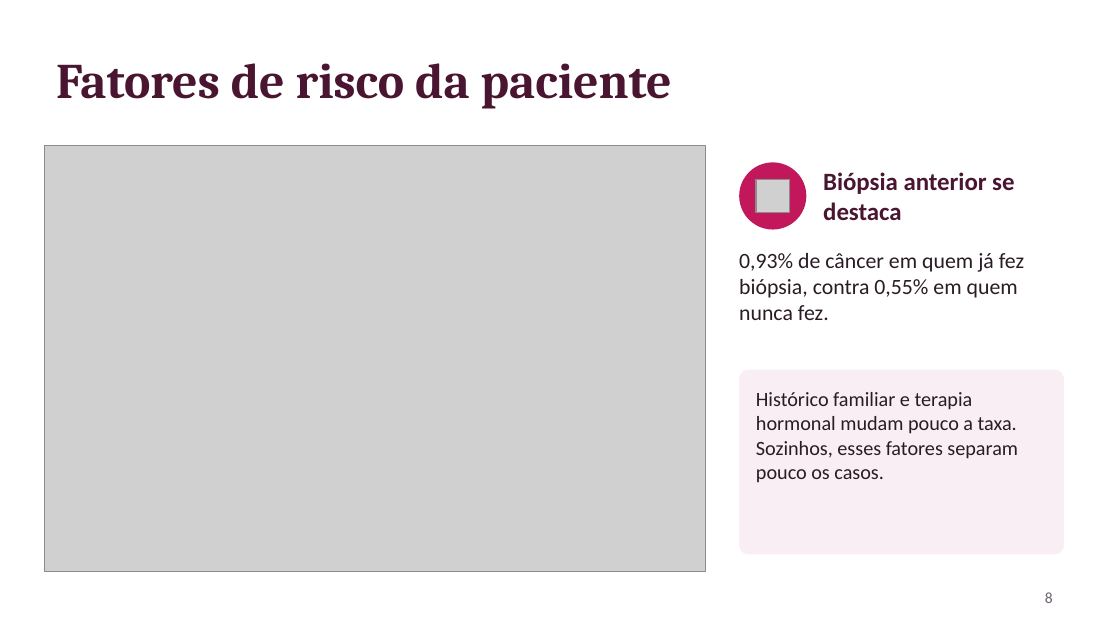
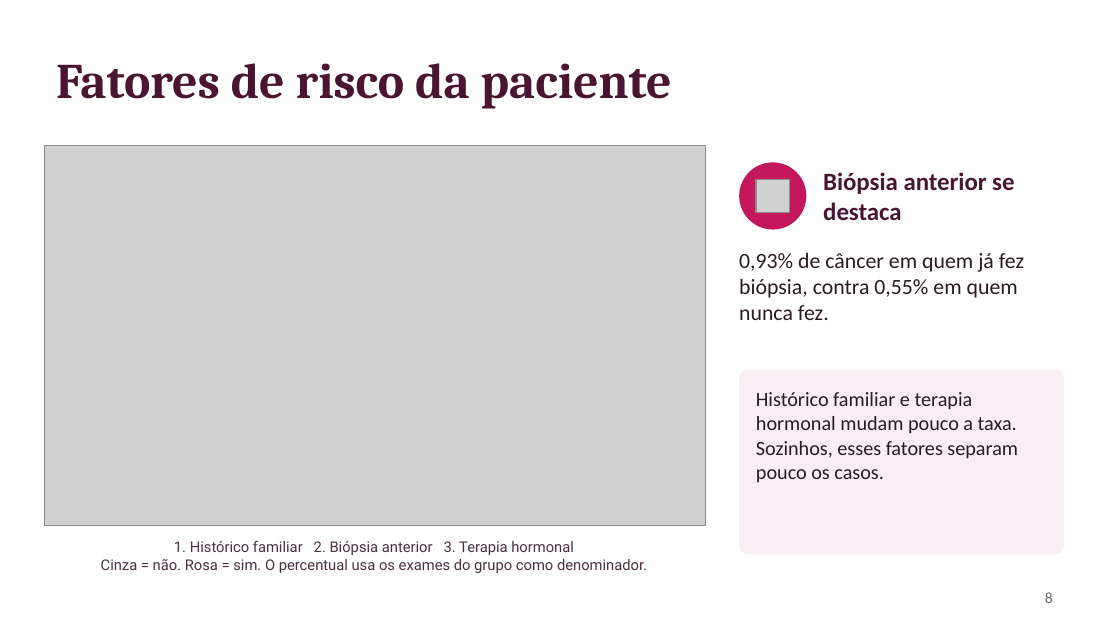
Before and after one commit to arthurMalveste/Breast-Cancer-Analysis-and-Classification, a slide deck: slide 8 of apresentacao/Apresentacao_Cancer_de_Mama.pptx. Drawn at 1120x630 pixels with LibreOffice and Linux fonts; fonts in the diff are those of the drawing; grey boxes stand for pictures. Boxes give left, top, right and bottom in pixels: in the first picture for what was removed or moved away, otherwise in the second. Text is boxed around its words. In the diff, an @@ line names an element or a change of style, - is before the commit and + after.

```diff
--- a/apresentacao/Apresentacao_Cancer_de_Mama.pptx
+++ b/apresentacao/Apresentacao_Cancer_de_Mama.pptx
@@ picture: place and size @@
-picture at <box>45,146,706,571</box>
+picture at <box>45,146,706,525</box>
@@ text added at <box>101,541,647,573</box>, 9.5 pt, text #4C3040 @@
+1. Histórico familiar 2. Biópsia anterior 3. Terapia hormonal
+Cinza = não. Rosa = sim. O percentual usa os exames do grupo como denominador.
```
Also in this commit, not shown: 2 other slides changed, 2 slides added, 2 slides removed, 8 other files.
